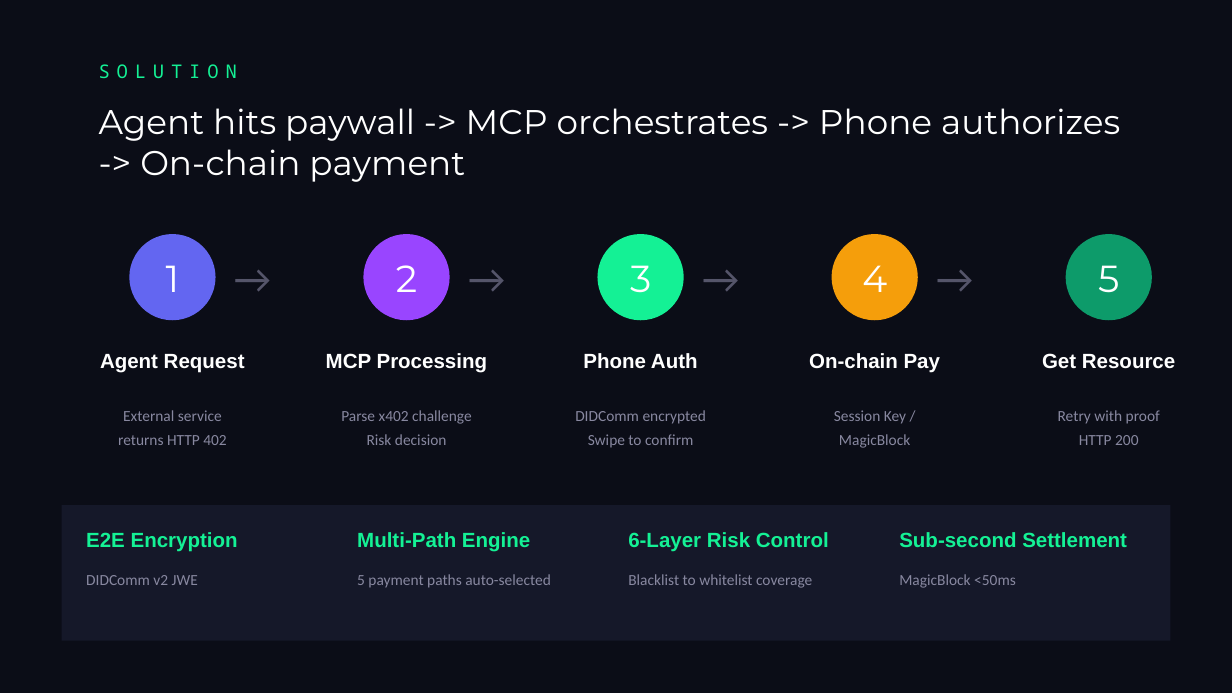
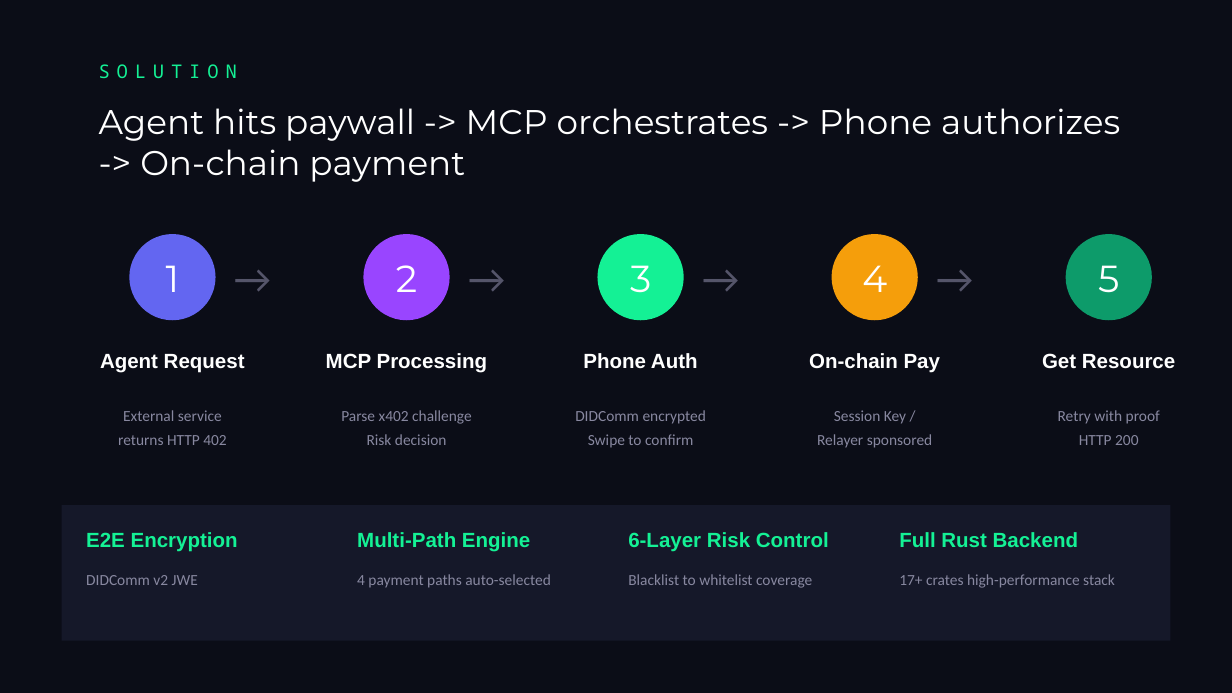
Before and after one commit to bamaao/ignite-pay, a slide deck: slide 3 of IgnitePay-Demo-EN.pptx. Drawn at 1232x693 pixels with LibreOffice and Linux fonts; fonts in the diff are those of the drawing. Boxes give left, top, right and bottom in pixels: in the first picture for what was removed or moved away, otherwise in the second. Text is boxed around its words. In the diff, an @@ line names an element or a change of style, - is before the commit and + after.

```diff
--- a/IgnitePay-Demo-EN.pptx
+++ b/IgnitePay-Demo-EN.pptx
@@ text at (817, 434, 932, 448): text changed @@
-MagicBlock
+Relayer sponsored
@@ text at (899, 532, 1078, 547): text changed @@
-Sub-second Settlement
+Full Rust Backend
@@ text at (357, 574, 551, 588): text changed @@
-5 payment paths auto-selected
+4 payment paths auto-selected
@@ text at (899, 574, 1115, 588): text changed @@
-MagicBlock <50ms
+17+ crates high-performance stack
```
Also in this commit, not shown: 6 other slides changed, 1 slide added, 1 slide removed, 3 other files.
